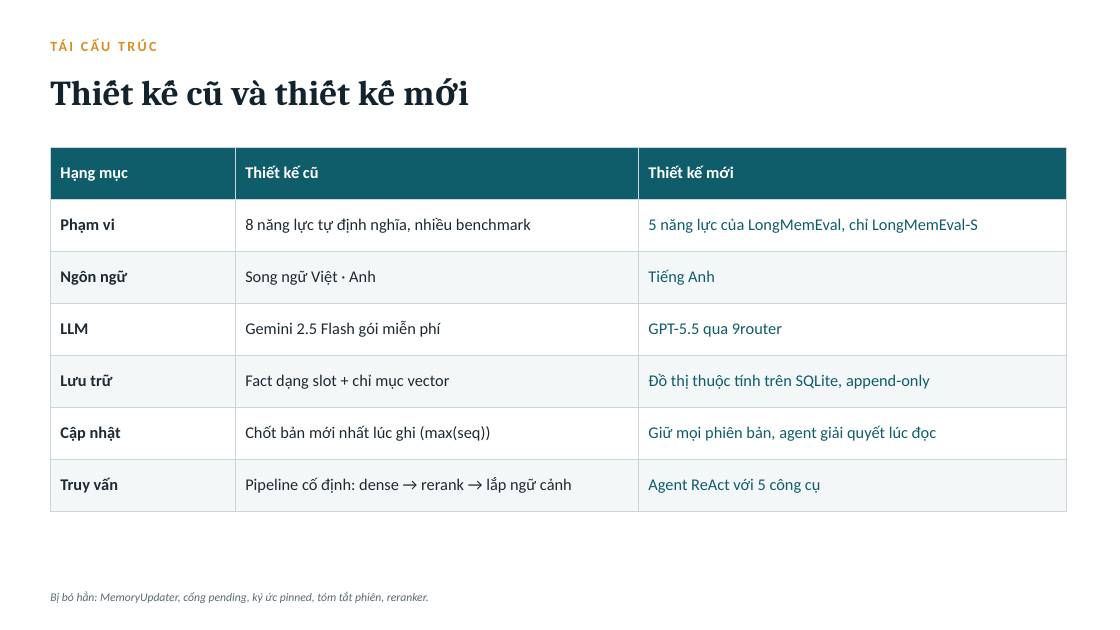
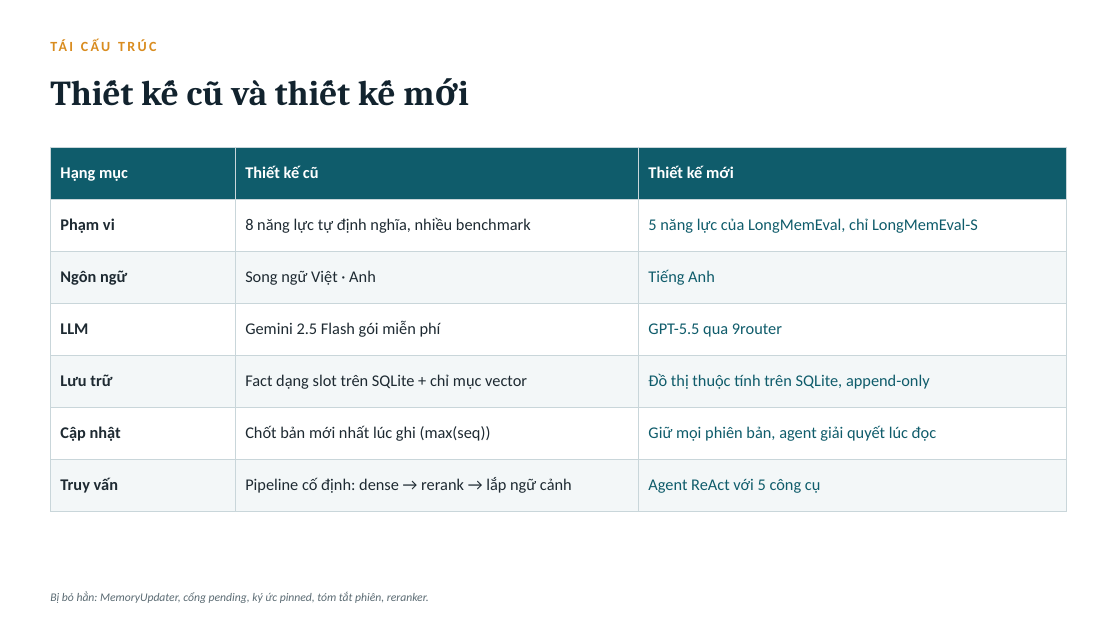
Before and after one commit to Phongdzfk/Samsung-Agent, a slide deck: slide 3 of Tuan 3/bao-cao-tuan3-apex-mem.pptx. Drawn at 1120x630 pixels with LibreOffice and Linux fonts; fonts in the diff are those of the drawing. Boxes give left, top, right and bottom in pixels: in the first picture for what was removed or moved away, otherwise in the second. Text is boxed around its words. In the diff, an @@ line names an element or a change of style, - is before the commit and + after.

```diff
--- a/Tuan 3/bao-cao-tuan3-apex-mem.pptx
+++ b/Tuan 3/bao-cao-tuan3-apex-mem.pptx
@@ table at (50,147,1067,512) @@
-row 5, column 2: Fact dạng slot + chỉ mục vector
+row 5, column 2: Fact dạng slot trên SQLite + chỉ mục vector
```
Also in this commit, not shown: 8 other slides changed, 4 slides removed.
